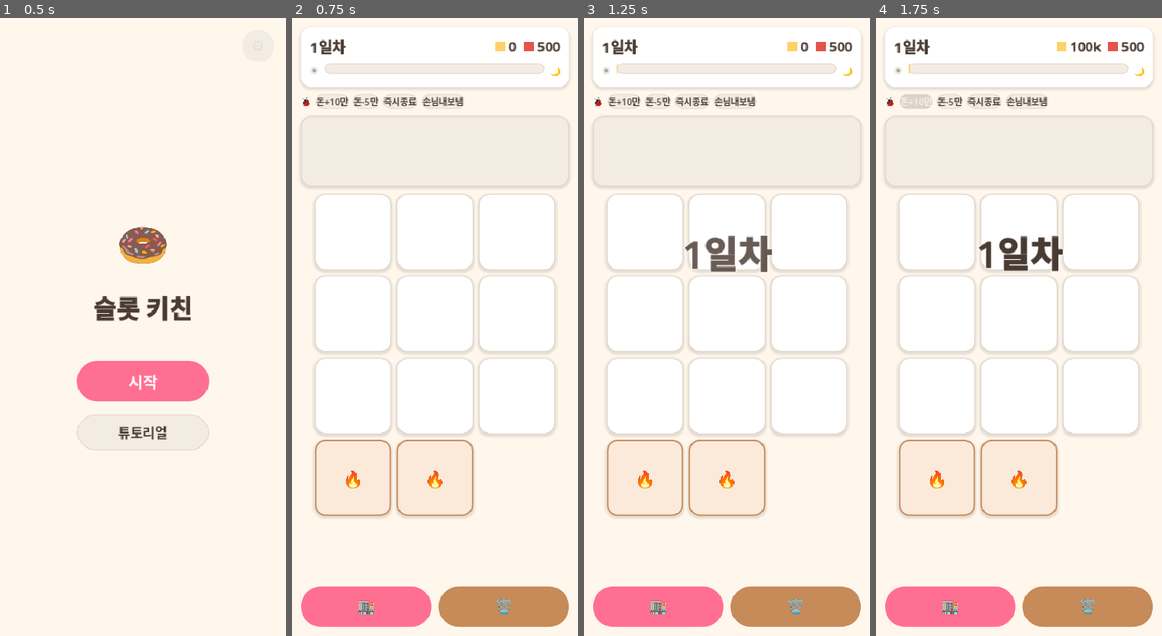
Above: before the commit, frames 1-4 (left to right).
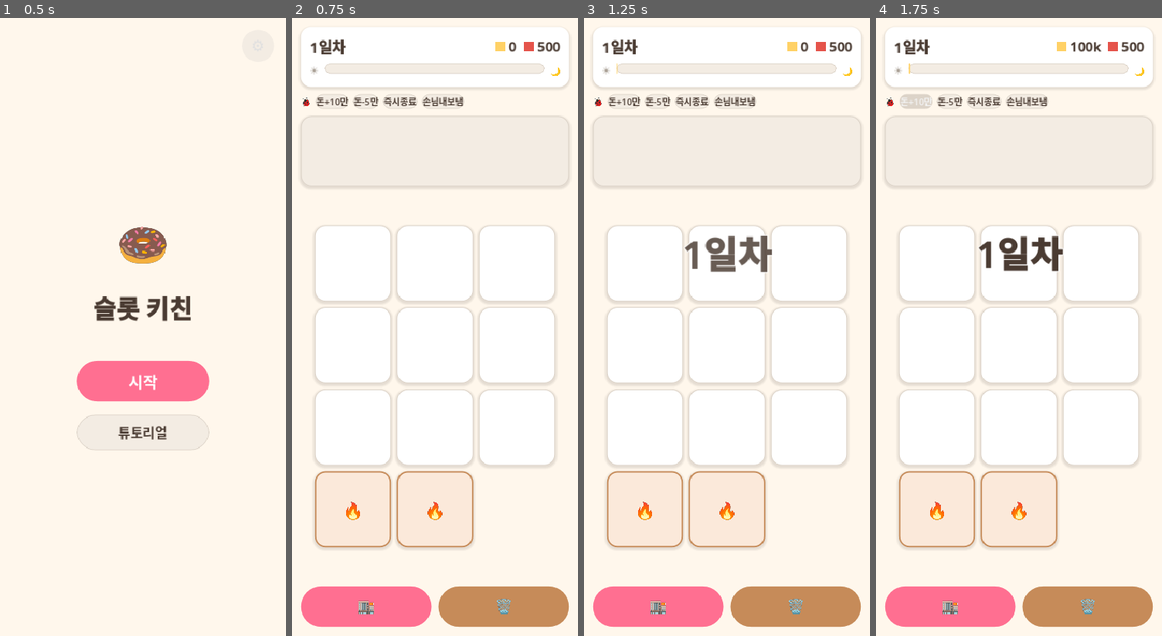
Above: after the commit, the same moments.

Repository: yellyB/game-slot-kitchen
Game: Godot game, scene res://scenes/Main.tscn
The game is run twice, just before and just after one commit, with the same random seed, the same clock (stepped at 60 frames per second) and the same inputs.
Inputs:
- Up to frame 1 (0.5 s): no input
- Up to frame 2 (0.75 s): click "시작" at 0.5 s
- Up to frame 3 (1.25 s): no input
- Up to frame 4 (1.75 s): click "돈+10만" at 1.25 s

Frame 1 is identical in both runs. In frame 2, 7.9% of the frame differs, in the area x 7-93%, y 28-86%; in frame 3, 7.9%; in frame 4, 7.9%.

Commit message:
하루 종료 시 필드 정리에서 버프 카드는 유지
_clear_play_field가 재료·주문·완성품·큐만 치우고 BuffCard는 남김.
흐름: 마감 → 필드 정리(버프 유지) → "N일차 마감" 모달 → 상점으로.

Co-Authored-By: Claude Opus 4.8 (1M context) <noreply@anthropic.com>

Diff:
--- a/scripts/main.gd
+++ b/scripts/main.gd
@@ -62,12 +62,10 @@
 
 	_board = Board.new()
 	_board.tool_tapped.connect(_on_tool_tapped)
+	# 보드가 큐~하단버튼 사이 남는 세로 공간을 차지 → 슬롯이 늘어도 그 공간에 맞춰
+	# 열 수·슬롯 크기를 자동 조절(하단 버튼이 잘리지 않음). [[Board._relayout]]
+	_board.size_flags_vertical = Control.SIZE_EXPAND_FILL
 	col.add_child(_board)
-
-	var spacer := Control.new()
-	spacer.mouse_filter = Control.MOUSE_FILTER_IGNORE
-	spacer.size_flags_vertical = Control.SIZE_EXPAND_FILL
-	col.add_child(spacer)
 
 	col.add_child(_build_bottom_buttons())
 
@@ -385,10 +383,14 @@
 	order.served.connect(_on_served)
 	order.rejected.connect(_on_order_rejected)
 	order.urged.connect(_on_urged)
-	# 주문서가 손님 자리에서 슬롯으로 날아가 안착(손님은 즉시 퇴장).
+	# 주문서가 클릭한 손님 자리에서 슬롯으로 날아가 안착.
+	# 자리는 착지까지 유지(dismiss=투명 홀드) → 뒤 손님이 즉시 안 밀려 "그 손님 주문서"로 읽힘.
 	var from_pos := customer.global_position + customer.size * 0.5
-	customer.queue_free()
+	customer.dismiss()
 	_fly_order_to_slot(order, slot, from_pos)
+	get_tree().create_timer(0.36).timeout.connect(func():
+		if is_instance_valid(customer):
+			customer.queue_free())   # 착지 후 제거 → 그때 큐가 좁혀짐
 	_accepted_today += 1
 	# 카드60: N번째 주문마다 즉시 완성품 생성(재료·조리 생략).
 	if Buffs.consume_instant_order():
@@ -865,9 +867,11 @@
 	_refresh_warehouse()
 
 
-## 하루 종료 시 필드 정리 — 슬롯 카드·도구·큐 제거로 타이머(_process) 즉시 정지.
+## 하루 종료 시 필드 정리 — 재료·주문·완성품·큐 제거(타이머 즉시 정지). 버프 카드는 유지.
 func _clear_play_field() -> void:
 	for s in _board.slots:
+		if s.get_card() is BuffCard:
+			continue   # 버프 카드는 남김(플레이어 빌드)
 		s.clear()
 	for t in _board.tools:
 		t.reset()
